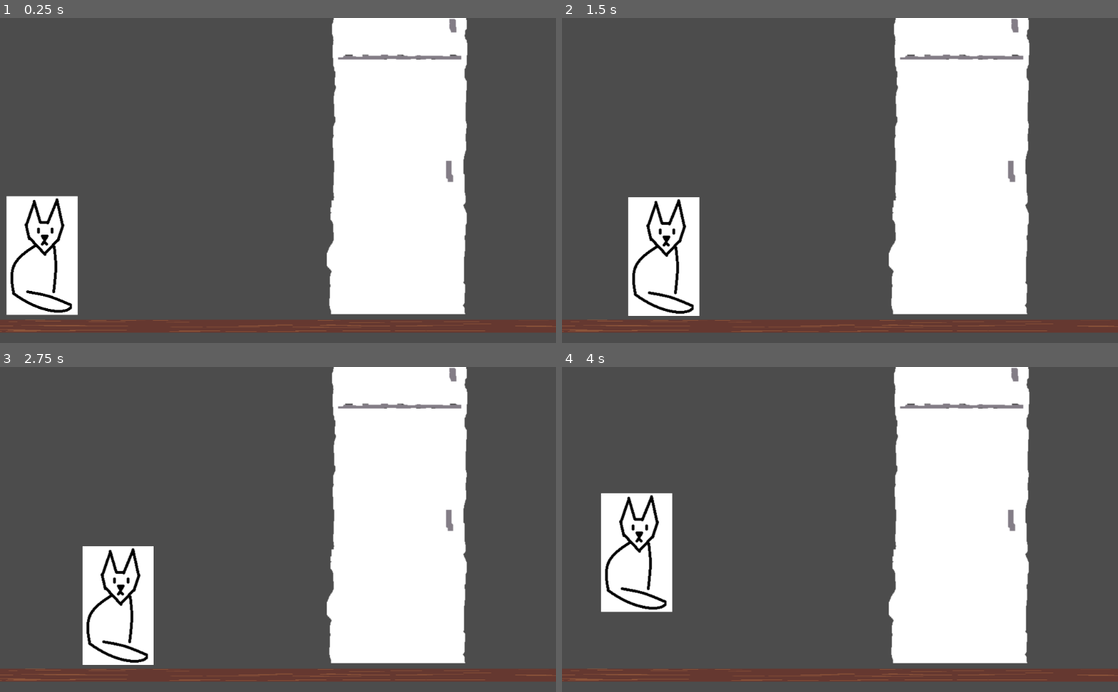
Above: before the commit, frames 1-4 (two rows, left to right).
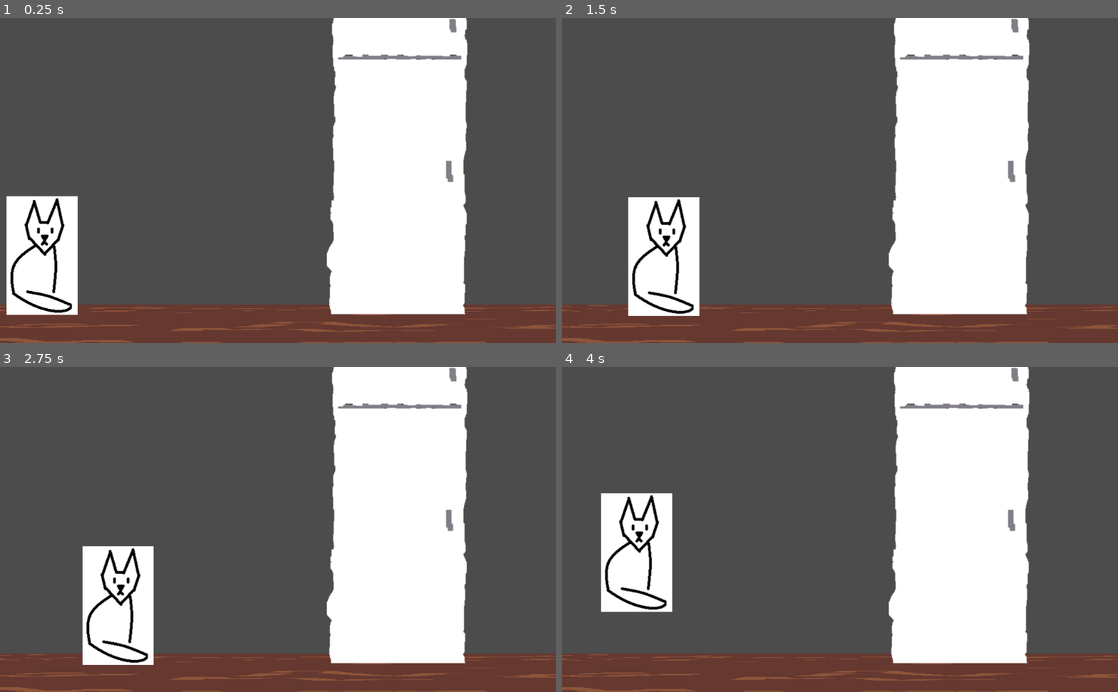
Above: after the commit, the same moments.

Repository: simonmnash/GGJ2019
Game: Godot game, scene res://House.tscn
Two runs of this game, one before a commit and one after it. Both use one fixed random seed, a clock stepped at 60 frames per second and the inputs below.
Inputs:
- Up to frame 1 (0.25 s): no input
- Up to frame 2 (1.5 s): hold Right (ui_right) 0.53-1.28 s; hold Left (ui_left) from 1.28 s (still down)
- Up to frame 3 (2.75 s): release Left (ui_left) at 2.03 s; hold Right (ui_right) from 2.03 s (still down)
- Up to frame 4 (4 s): release Right (ui_right) at 2.78 s; hold Up (ui_up) 2.78-3.53 s; hold Left (ui_left) from 3.53 s (still down)

The runs differ from the first frame. In frame 1, 7.2% of the frame differs, in the area x 0-100%, y 88-100%; in frame 2, 7.2%; in frame 3, 7.2%; in frame 4, 7.6%.

Commit message:
floor fix

Diff:
--- a/House.tscn
+++ b/House.tscn
@@ -4,7 +4,7 @@
 [ext_resource path="res://Characters/Cat.tscn" type="PackedScene" id=2]
 [ext_resource path="res://House/Fridge.tscn" type="PackedScene" id=3]
 
-[node name="House" type="Node" index="0"]
+[node name="House" type="Node"]
 
 [node name="Floor" parent="." index="0" instance=ExtResource( 1 )]
 
--- a/House/Floor.tscn
+++ b/House/Floor.tscn
@@ -7,14 +7,12 @@
 custom_solver_bias = 0.0
 extents = Vector2( 10, 10 )
 
-[node name="Floor" type="Node2D"]
+[node name="Floor" type="Node2D" index="0"]
 
 [node name="Sprite" type="Sprite" parent="." index="0"]
 
-
-position = Vector2( 17.0683, 1.20573 )
-scale = Vector2( 0.893642, 0.0790087 )
-
+position = Vector2( 20.3263, 2.01368 )
+scale = Vector2( 0.893642, 0.269016 )
 texture = ExtResource( 1 )
 
 [node name="StaticBody2D" type="StaticBody2D" parent="." index="1"]
